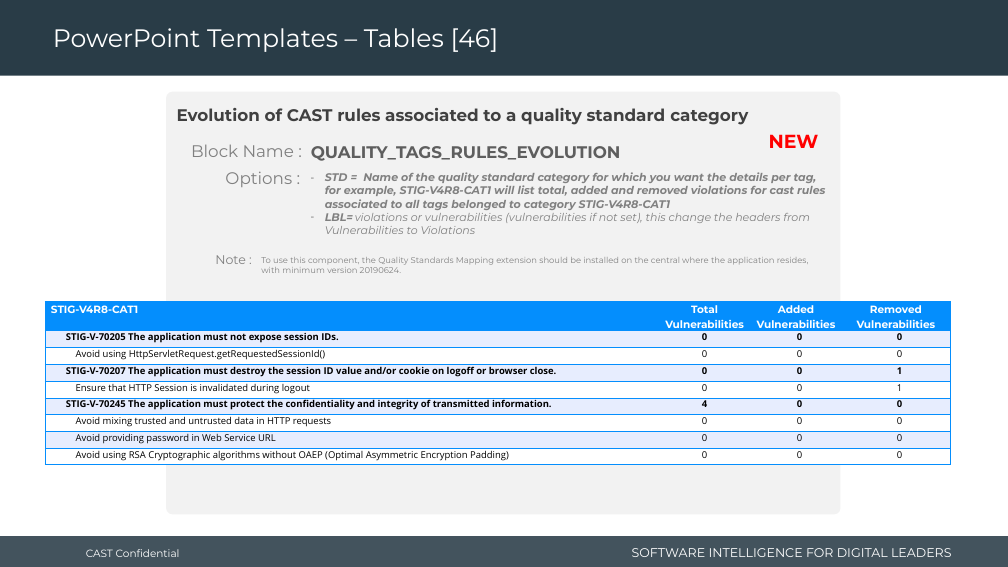
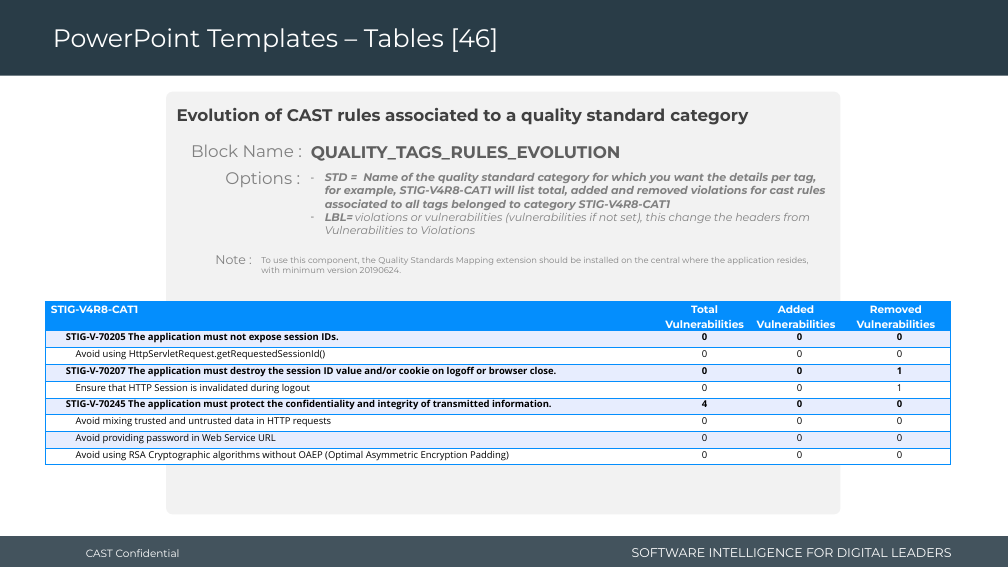
Before and after one commit to CAST-projects/RGforDashboards, a slide deck: slide 78 of CastReporting.Reporting.Core/TemplatesFiles/1- Powerpoint-components-library.pptx. Drawn at 1008x567 pixels with LibreOffice and Linux fonts; fonts in the diff are those of the drawing; background and template pictures are left out. Boxes give left, top, right and bottom in pixels: in the first picture for what was removed or moved away, otherwise in the second. Text is boxed around its words. In the diff, an @@ line names an element or a change of style, - is before the commit and + after.

```diff
--- a/CastReporting.Reporting.Core/TemplatesFiles/1- Powerpoint-components-library.pptx
+++ b/CastReporting.Reporting.Core/TemplatesFiles/1- Powerpoint-components-library.pptx
@@ text removed at box(769, 134, 819, 148) @@
-NEW
```
Also in this commit, not shown: 2 other slides changed, 1 slide added, 23 other files.
